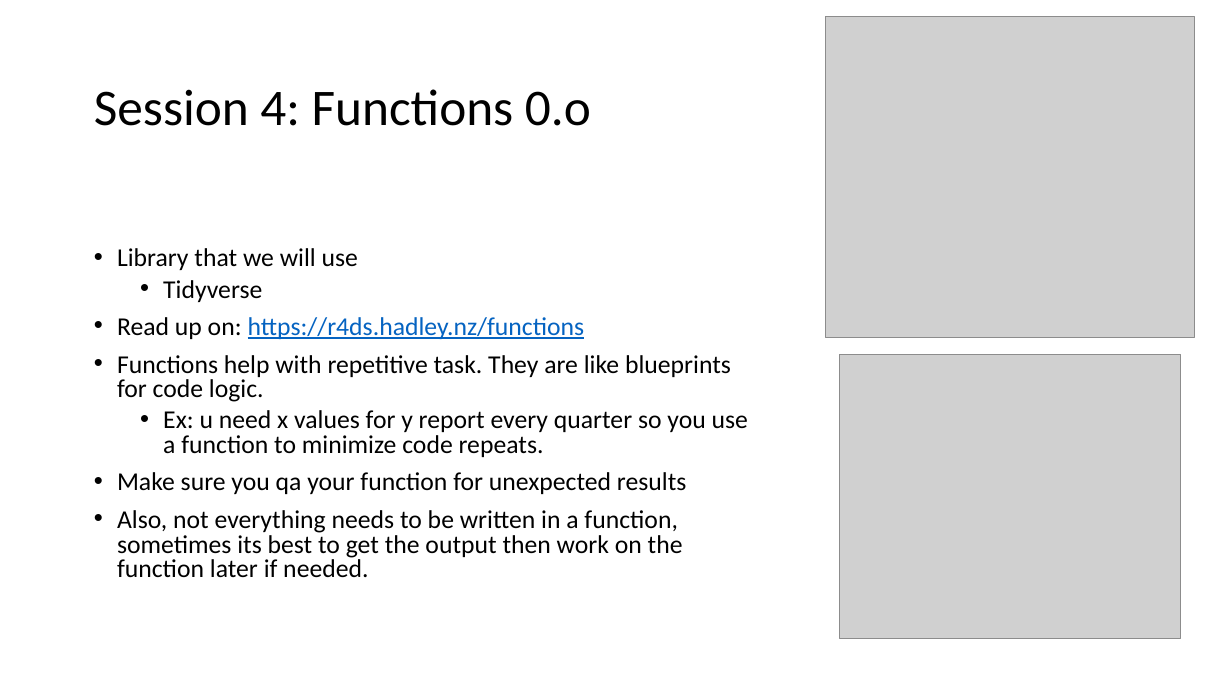
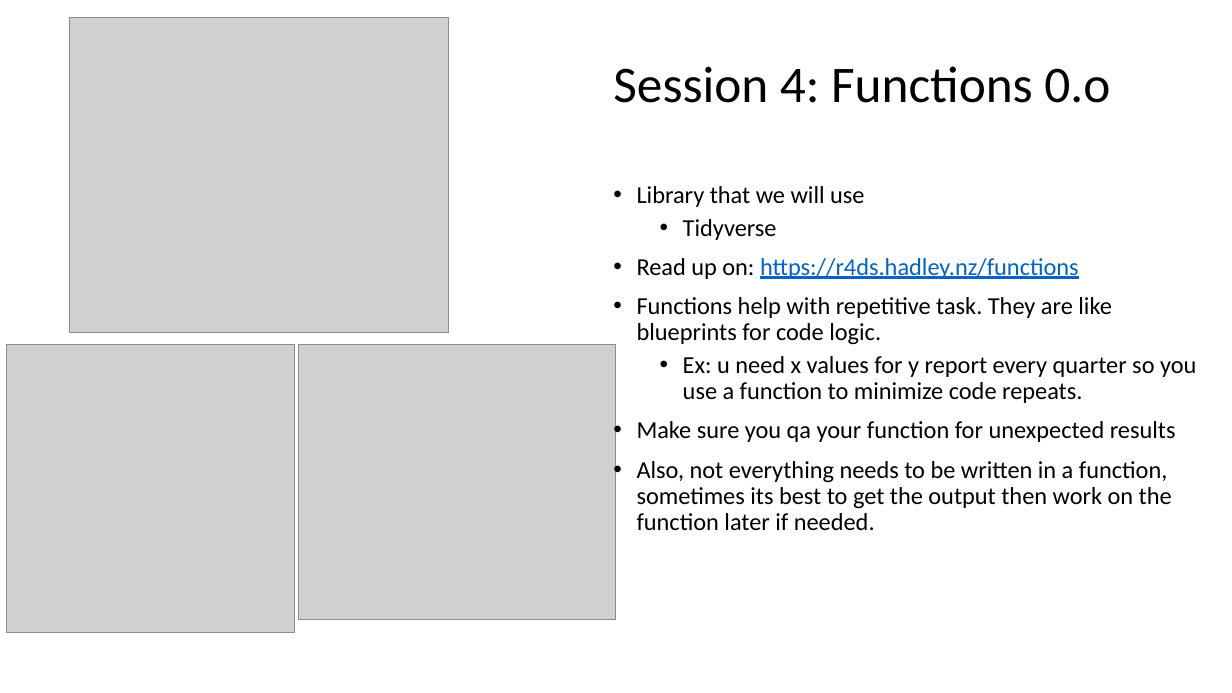
Before and after one commit to atomwin/intro_r, a slide deck: slide 6 of sessions/session_4/RI R Learning Sessions.pptx. Drawn at 1232x693 pixels with LibreOffice and Linux fonts; fonts in the diff are those of the drawing; grey boxes stand for pictures. Boxes give left, top, right and bottom in pixels: in the first picture for what was removed or moved away, otherwise in the second. Text is boxed around its words. In the diff, an @@ line names an element or a change of style, - is before the commit and + after.

Commit message:
update sess 3 training files; ppt and code

```diff
--- a/sessions/session_4/RI R Learning Sessions.pptx
+++ b/sessions/session_4/RI R Learning Sessions.pptx
@@ picture: place and size @@
-picture at bbox=[839, 354, 1181, 639]
+picture at bbox=[70, 18, 449, 333]
@@ title "Session 4: Functions 0.o": place and size @@
-title "Session 4: Functions 0.o" at bbox=[94, 89, 591, 126]
+title "Session 4: Functions 0.o" at bbox=[613, 66, 1110, 103]
@@ text "Library that we will use": place and size @@
-text "Library that we will use" at bbox=[117, 248, 748, 578]
+text "Library that we will use" at bbox=[637, 186, 1196, 530]
@@ text "Library that we will use" at bbox=[637, 186, 1196, 530]: size 20 to 19 pt; line spacing 0.8 to 0.9 @@
@@ picture added at bbox=[6, 345, 295, 633] @@
@@ picture: place and size @@
-picture at bbox=[825, 17, 1195, 336]
+picture at bbox=[299, 345, 616, 620]
```
Also in this commit, not shown: 1 other file.
